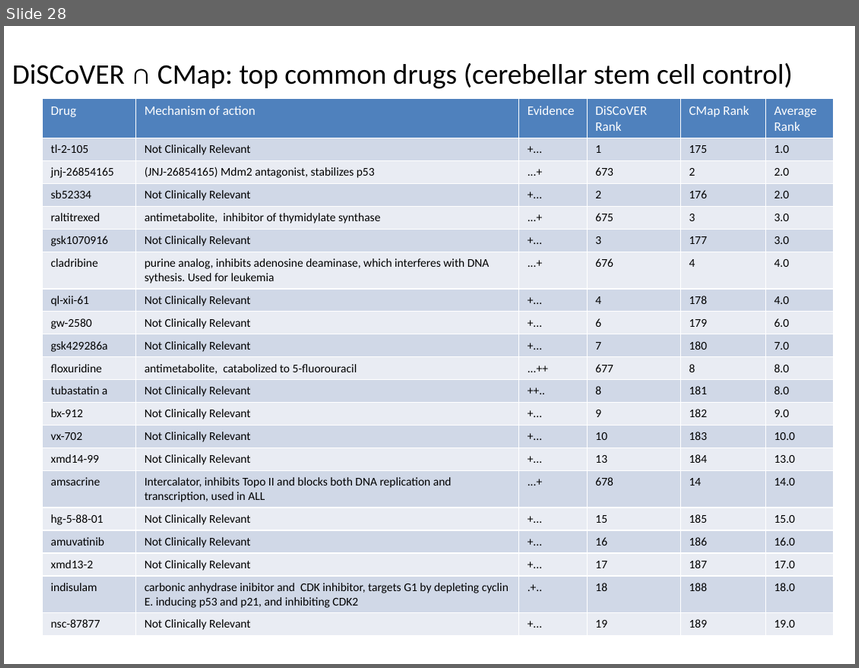
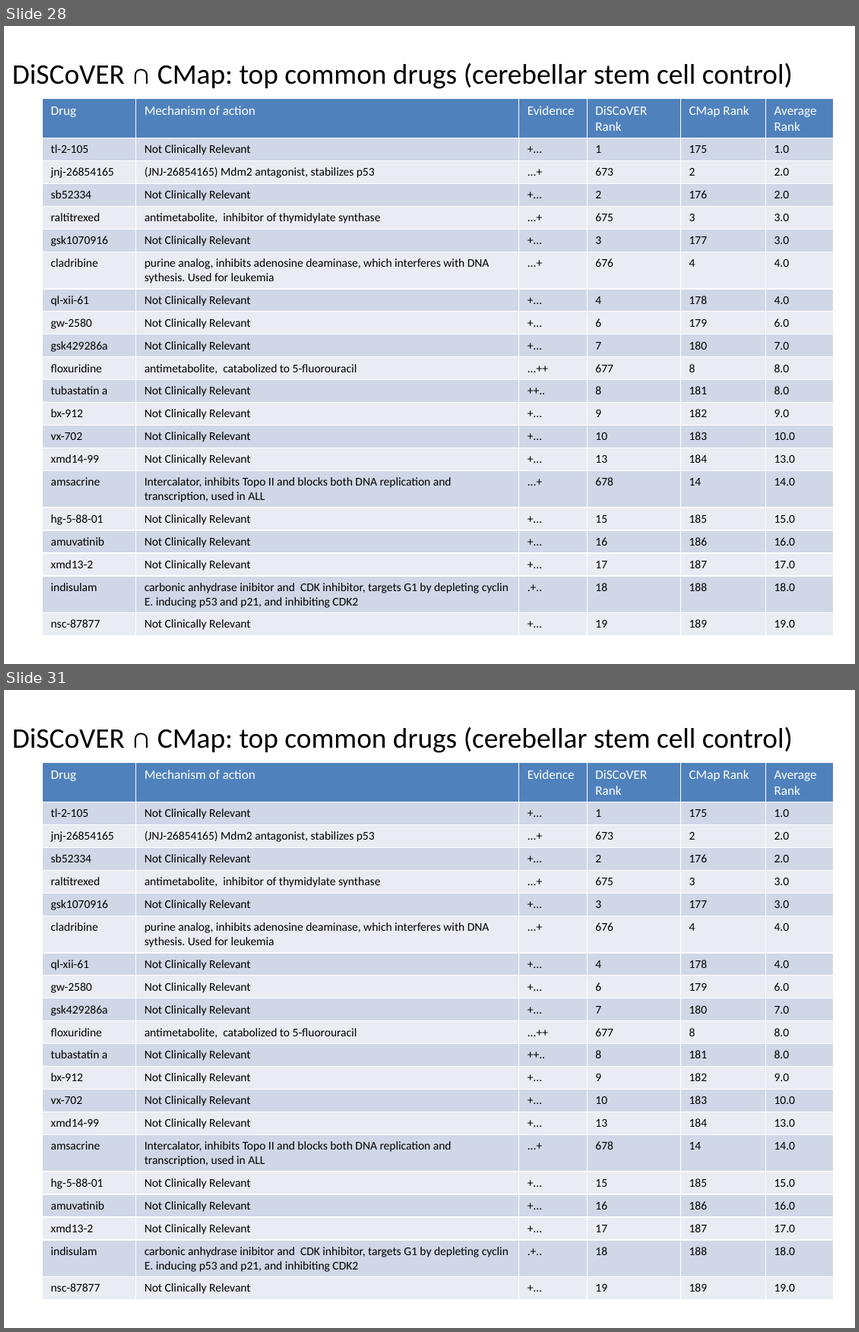
Before and after one commit to edjuaro/pdx-hts, a slide deck: Notebooks/patients/BT084/BT084.mtb_slides.pptx. Shown one above the other, each under a label of ours: slide 28 before the commit, slides 28 and 31 after it; the slides between them are not shown. The pictures are 859x668 and 859x1332 pixels, drawn with LibreOffice and Linux fonts; fonts in the diff are those of the drawing. Boxes give left, top, right and bottom in pixels: in the first picture for what was removed or moved away, otherwise in the second. Text is boxed around its words. In the diff, an @@ line names an element or a change of style, - is before the commit and + after.

Commit message:
prototype of listing most enriched cell lines working, but slowly

```diff
--- a/Notebooks/patients/BT084/BT084.mtb_slides.pptx
+++ b/Notebooks/patients/BT084/BT084.mtb_slides.pptx
@@ slide 31 added at (4, 690, 855, 1328), background #FFFFFF @@
@@ text added at (12, 727, 793, 753), 24 pt, text #000000 @@
+DiSCoVER ∩ CMap: top common drugs (cerebellar stem cell control)
@@ table added at (42, 762, 834, 1297), 21 rows, 6 columns @@
+Drug | Mechanism of action | Evidence | DiSCoVER Rank | CMap Rank | Average Rank
+tl-2-105 | Not Clinically Relevant | +... | 1 | 175 | 1.0
+jnj-26854165 | (JNJ-26854165) Mdm2 antagonist, stabilizes p53 | ...+ | 673 | 2 | 2.0
+sb52334 | Not Clinically Relevant | +... | 2 | 176 | 2.0
+raltitrexed | antimetabolite, inhibitor of thymidylate synthase | ...+ | 675 | 3 | 3.0
+gsk1070916 | Not Clinically Relevant | +... | 3 | 177 | 3.0
+cladribine | purine analog, inhibits adenosine deaminase, which interferes with DNA sythesis. Used for leukemia | ...+ | 676 | 4 | 4.0
+ql-xii-61 | Not Clinically Relevant | +... | 4 | 178 | 4.0
+gw-2580 | Not Clinically Relevant | +... | 6 | 179 | 6.0
+gsk429286a | Not Clinically Relevant | +... | 7 | 180 | 7.0
+floxuridine | antimetabolite, catabolized to 5-fluorouracil | ...++ | 677 | 8 | 8.0
+tubastatin a | Not Clinically Relevant | ++.. | 8 | 181 | 8.0
+bx-912 | Not Clinically Relevant | +... | 9 | 182 | 9.0
+vx-702 | Not Clinically Relevant | +... | 10 | 183 | 10.0
+xmd14-99 | Not Clinically Relevant | +... | 13 | 184 | 13.0
+amsacrine | Intercalator, inhibits Topo II and blocks both DNA replication and transcription, used in ALL | ...+ | 678 | 14 | 14.0
+hg-5-88-01 | Not Clinically Relevant | +... | 15 | 185 | 15.0
+amuvatinib | Not Clinically Relevant | +... | 16 | 186 | 16.0
+xmd13-2 | Not Clinically Relevant | +... | 17 | 187 | 17.0
+indisulam | carbonic anhydrase inibitor and CDK inhibitor, targets G1 by depleting cyclin E. inducing p53 and p21, and inhibiting CDK2 | .+.. | 18 | 188 | 18.0
+nsc-87877 | Not Clinically Relevant | +... | 19 | 189 | 19.0
```
Also in this commit, not shown: 3 other slides added, 25 other files.
